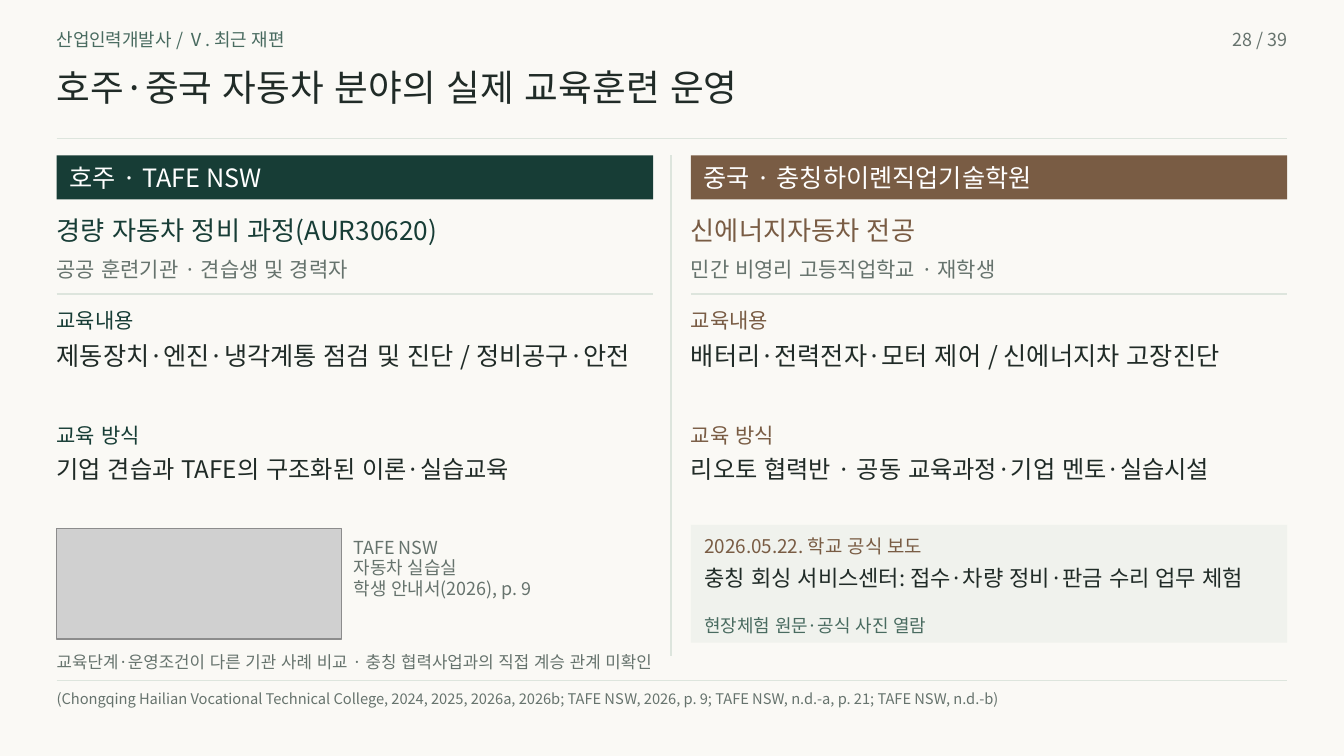
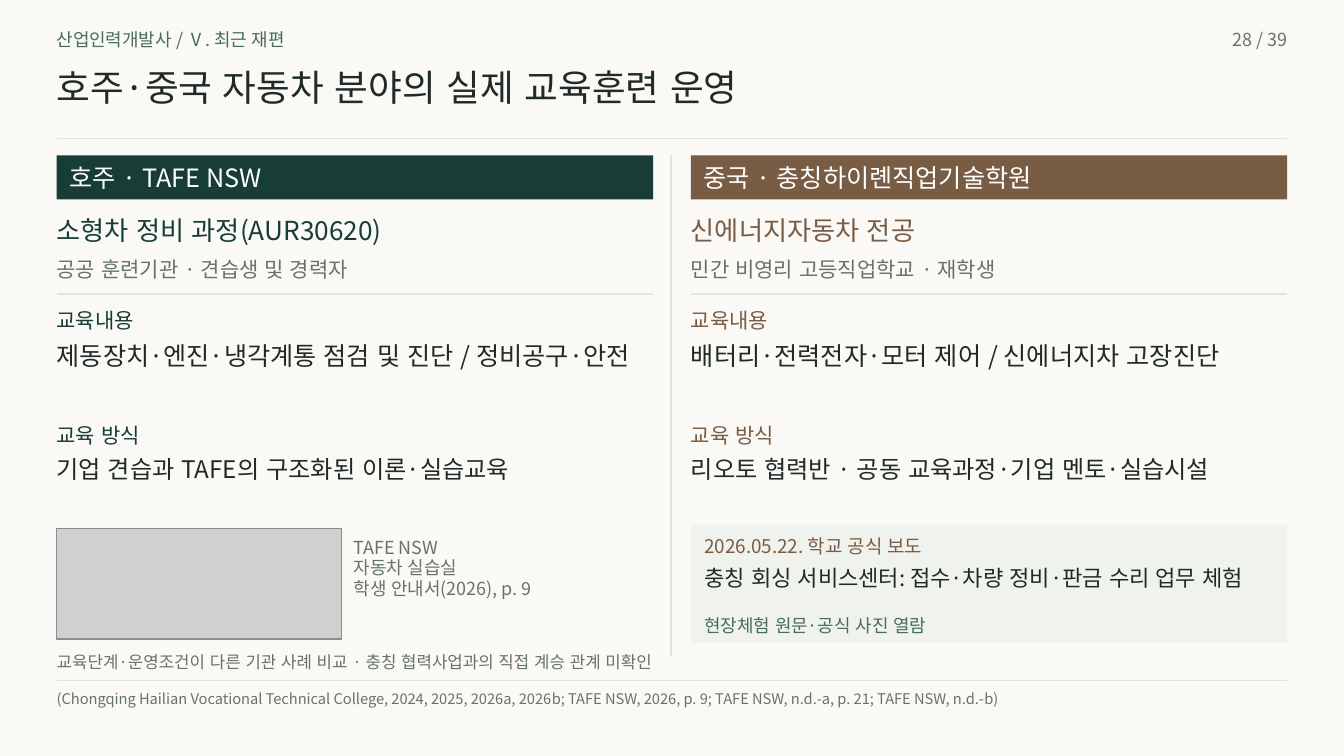
Before and after one commit to 01Chungee10/vet-history-rehearsal, a slide deck: slide 28 of au-cn-2026/presentation.pptx. Drawn at 1344x756 pixels with LibreOffice and Linux fonts; fonts in the diff are those of the drawing; grey boxes stand for pictures. Boxes give left, top, right and bottom in pixels: in the first picture for what was removed or moved away, otherwise in the second. Text is boxed around its words. In the diff, an @@ line names an element or a change of style, - is before the commit and + after.

```diff
--- a/au-cn-2026/presentation.pptx
+++ b/au-cn-2026/presentation.pptx
@@ text at <box>57,218,382,245</box>: text changed @@
-경량 자동차 정비 과정(AUR30620)
+소형차 정비 과정(AUR30620)
```
Also in this commit, not shown: 8 other slides changed, 19 other files.
